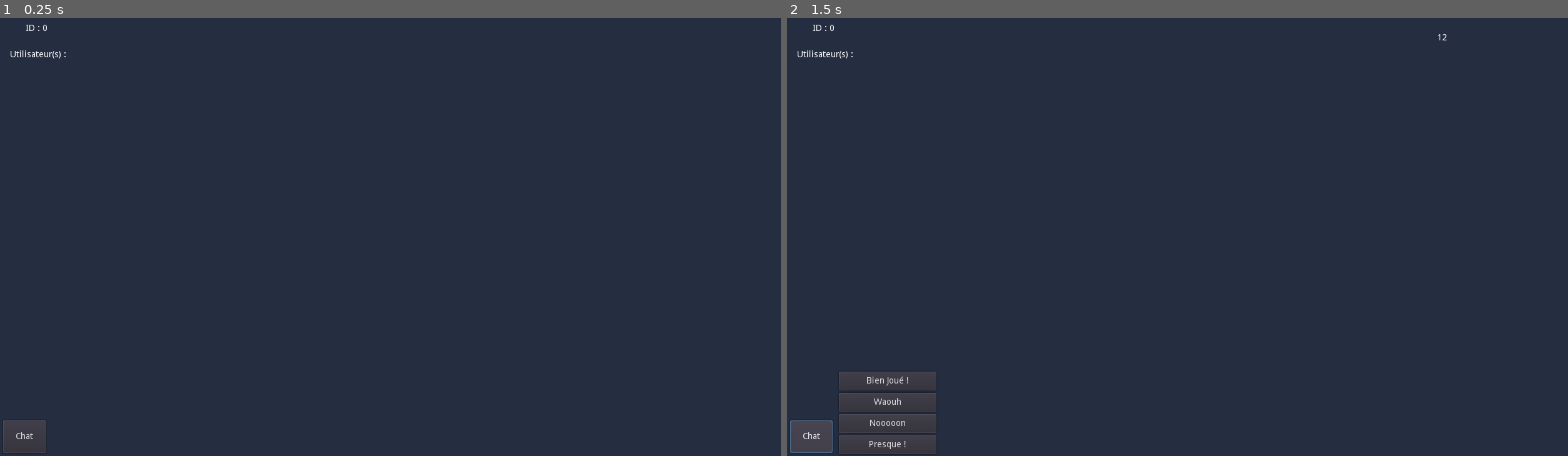
Above: before the commit, frames 1-2 (left to right).
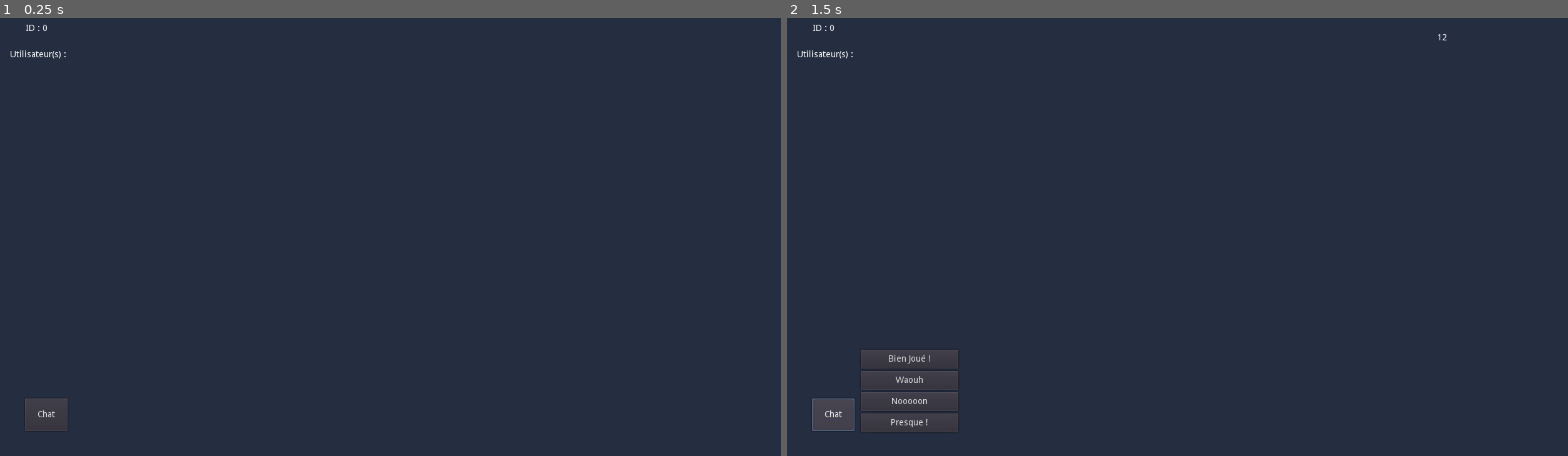
Above: after the commit, the same moments.

Repository: ArthurBajt/ARKED-Dixit-GODOT
Game: Godot game, scene res://Scenes/Chat/Chat.tscn
The game is run twice, just before and just after one commit, with the same random seed, the same clock (stepped at 60 frames per second) and the same inputs. This scene is started directly instead of the project's main scene.
Inputs (mouse positions are in pixels of both pictures, inside the frame that each line leads up to):
- Up to frame 1 (0.25 s): no input
- Up to frame 2 (1.5 s): click (1497, 92) at 0.52 s; type "12" at 0.6 s; click "Chat" at 1.25 s

The runs differ from the first frame. In frame 1, 0.3% of the frame differs, in the area x 0-9%, y 86-100%; in frame 2, 1.6%, in the area x 0-22%, y 75-100%.

Commit message:
Revert "Merge branch 'dev' of https://github.com/ArthurBajt/ARKED-Dixit-GODOT into dev"
This reverts commit 8f65993c9cafdd6586d80c38507291031163c4a0, reversing
changes made to 4a7ce46498517a424dcceb84a52ebf34867df740.

Diff:
--- a/Scenes/Chat/Chat.tscn
+++ b/Scenes/Chat/Chat.tscn
@@ -15,10 +15,10 @@
 [node name="Chat" type="Button" parent="."]
 anchor_top = 1.0
 anchor_bottom = 1.0
-margin_left = 5.0
-margin_top = -57.0
-margin_right = 73.0
-margin_bottom = -5.0
+margin_left = 40.0
+margin_top = -92.0
+margin_right = 108.0
+margin_bottom = -40.0
 rect_min_size = Vector2( 68, 52 )
 text = "Chat"
 __meta__ = {
